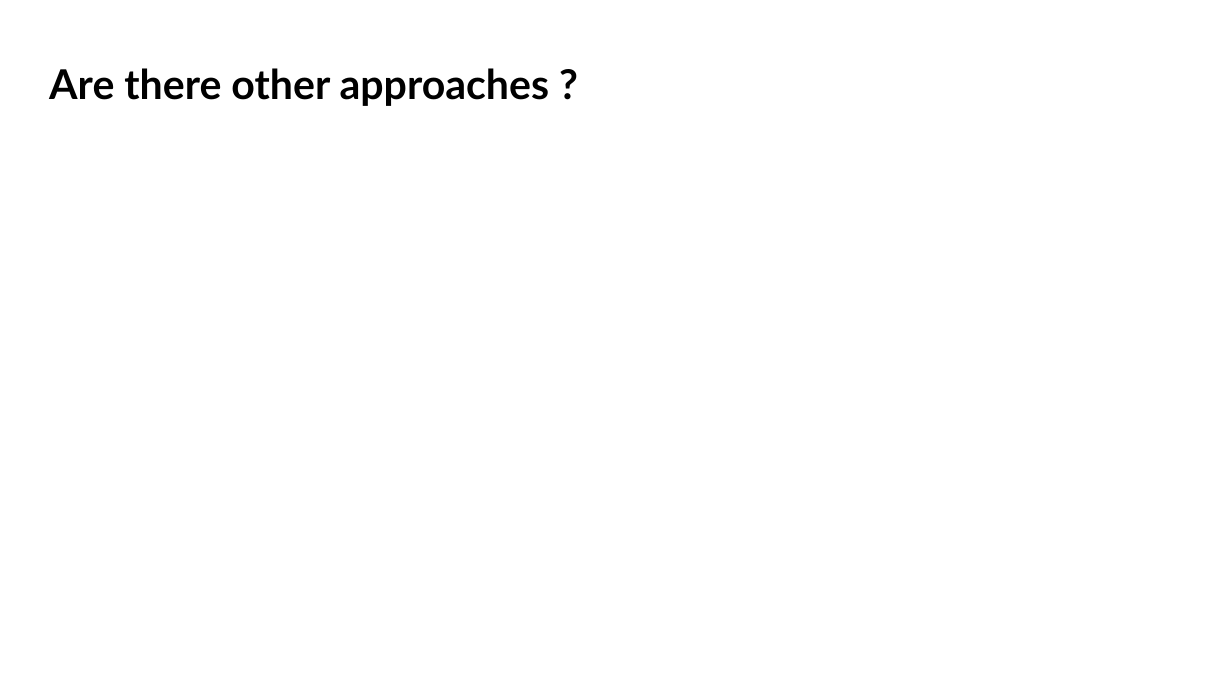
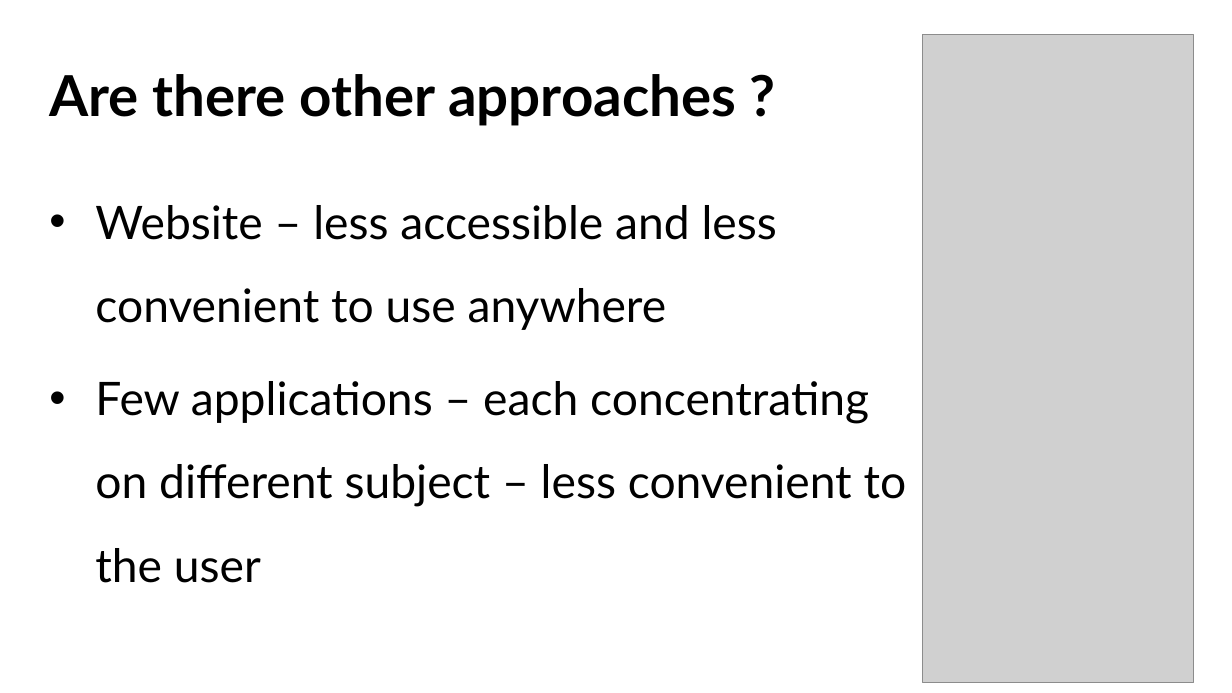
Before and after one commit to tamarben77/WoofWisdomApp, a slide deck: slide 10 of Woof_Wisdom.pptx (slide 7 before the commit). Drawn at 1232x693 pixels with LibreOffice and Linux fonts; fonts in the diff are those of the drawing; grey boxes stand for pictures. Boxes give left, top, right and bottom in pixels: in the first picture for what was removed or moved away, otherwise in the second. Text is boxed around its words. In the diff, an @@ line names an element or a change of style, - is before the commit and + after.

```diff
--- a/Woof_Wisdom.pptx
+++ b/Woof_Wisdom.pptx
@@ picture added at (923, 35, 1195, 683) @@
@@ text at (49, 74, 736, 126): size 32 to 44 pt in "Are there other approaches ?" @@
@@ text at (95, 205, 907, 583): paragraphs added @@
+• Website – less accessible and less convenient to use anywhere
+• Few applications – each concentrating on different subject – less convenient to the user
```
Also in this commit, not shown: 4 other slides changed, 4 slides added.
